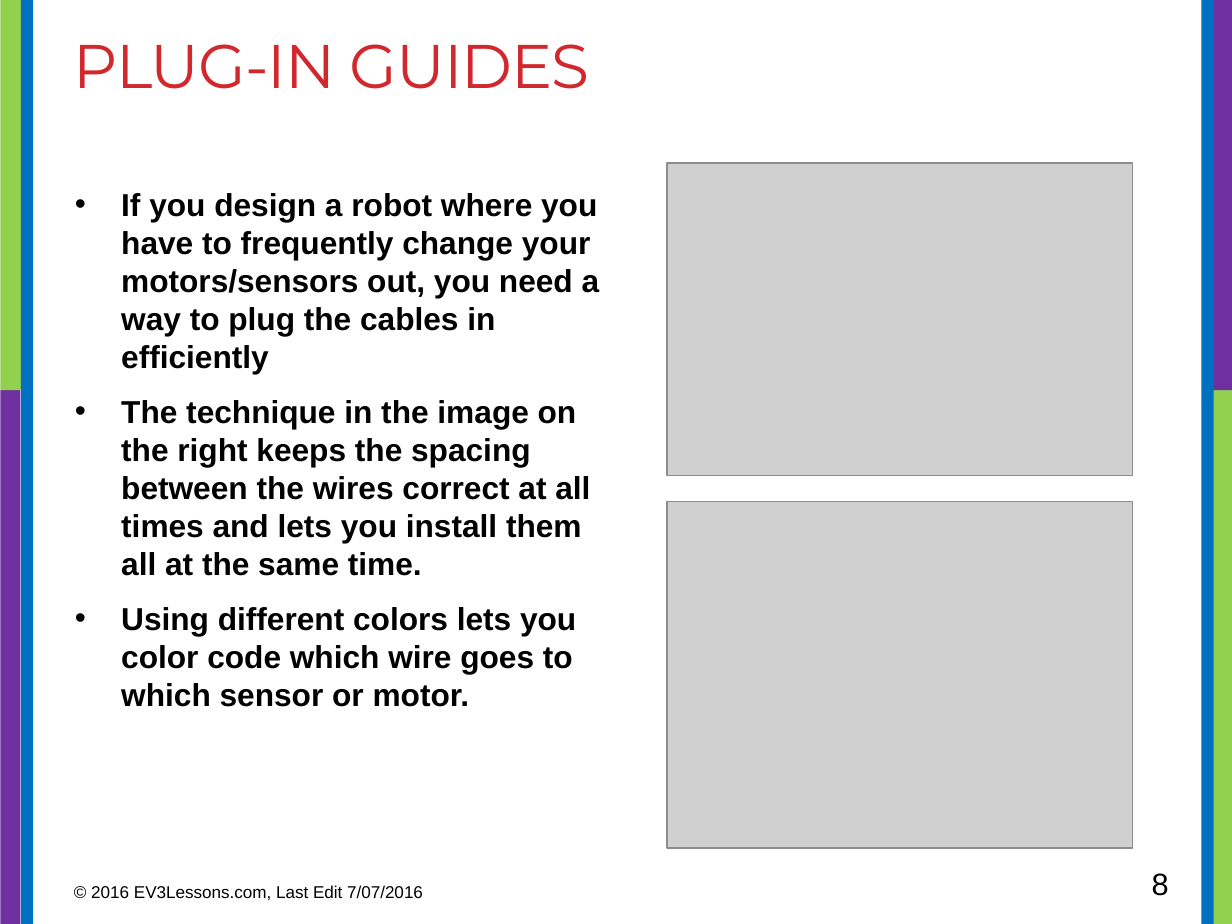
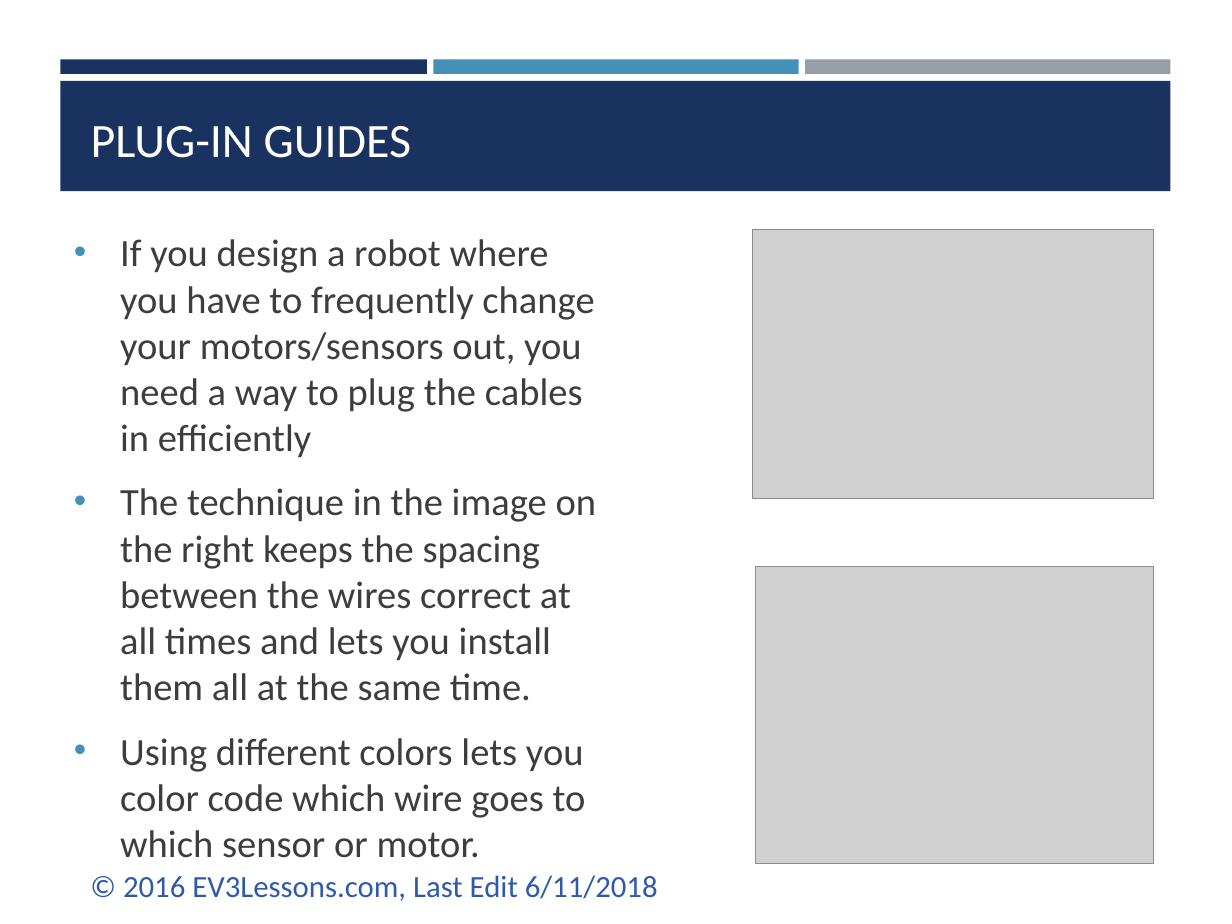
Before and after one commit to ev3lessons/FLL-Tutorials, a slide deck: slide 8 of translations/en-us/RobotGame/CableManagement.pptx. Drawn at 1232x924 pixels with LibreOffice and Linux fonts; fonts in the diff are those of the drawing; grey boxes stand for pictures. Boxes give left, top, right and bottom in pixels: in the first picture for what was removed or moved away, otherwise in the second. Text is boxed around its words. In the diff, an @@ line names an element or a change of style, - is before the commit and + after.

```diff
--- a/translations/en-us/RobotGame/CableManagement.pptx
+++ b/translations/en-us/RobotGame/CableManagement.pptx
@@ rectangle removed at [0,0,25,391] @@
@@ rectangle removed at [21,0,33,924] @@
@@ rectangle removed at [1201,0,1214,924] @@
@@ rectangle removed at [1207,0,1232,391] @@
@@ rectangle added at [60,59,426,74], fill #1A3260 @@
@@ rectangle added at [434,59,798,74], fill #4590B8 @@
@@ rectangle added at [806,59,1170,74], fill #969FA7 @@
@@ rectangle added at [60,81,1170,191], fill #1A3260 @@
@@ title "PLUG-IN GUIDES": place and size @@
-title "PLUG-IN GUIDES" at [74,44,590,89]
+title "PLUG-IN GUIDES" at [91,126,411,158]
@@ title "PLUG-IN GUIDES" at [91,126,411,158]: size 36 to 28 pt, font Montserrat to Calibri, text colour #D1282E to #FFFFFF, letter spacing -0.6 to 0 pt; vertical alignment top to bottom @@
@@ text "If you design a robot ...": place and size @@
-text "If you design a robot ..." at [121,193,600,707]
+text "If you design a robot ..." at [120,239,597,818]
@@ text "If you design a robot ..." at [120,239,597,818]: size 18.5 to 22.5 pt, font Arial to Calibri, text colour #000000 to #3D3D3D, bold off @@
@@ picture: place and size @@
-picture at [668,163,1133,476]
+picture at [753,229,1154,499]
@@ rectangle removed at [0,391,20,924] @@
@@ rectangle removed at [1212,391,1232,924] @@
@@ picture: place and size @@
-picture at [668,501,1133,849]
+picture at [755,567,1153,864]
@@ text at [123,875,658,901]: text changed; size 10 to 18 pt; font Arial to Calibri; text colour #000000 to #2F5AAC @@
-© 2016 EV3Lessons.com, Last Edit 7/07/2016
+© 2016 EV3Lessons.com, Last Edit 6/11/2018
@@ page number removed at [1152,873,1169,896] @@
-8
```
Also in this commit, not shown: 8 other slides changed, 24 other files.
